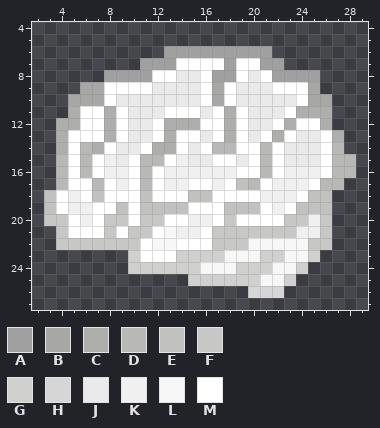
A pixel-art sprite gets an edit: soar/gui/brain.gif. Above is the file before it was changed.
The file is 32x32 pixels. Colours within 5 levels of each other are drawn and written as one. Shown: x 2..29, y 4..27.
Palette (. is transparent): A #a0a0a0  B #a7a8a5  C #aeafac  D #b8b9b6  E #c1c2c0  F #c7c7c6  G #d0d0cf  H #d6d6d6  J #eaeaea  K #f0f0f0  L #f7f7f7  M #ffffff
Pixels before, first column x 3:
 6 ..........AAAAAAAAA.......
 7 ........AAAMMMMAMMAA......
 8 .....AAAAMMJJMAAMJMAAAA...
 9 ...BBMMMMJJJJMBMJJJMMMB...
10 ..BBBMJJJJJJJMBMJJJJJMBB..
11 ..CMMCMJJJMMMJMCMJJJMCCC..
12 .CCMMCMJJMCCCMMCMJJMCMMC..
13 .CMMMCMJJMCMMJMCMJMCMJJMC.
14 .CMDCMJJMCCMJMDDMMDMJJJMD.
15 .DMDMKJMDDMKJJMMJMDMJJJMDD
16 .DMDMKKMDMKKKKKKMMDMKKKMDD
17 .DMMDMKMDMKKMMKMEDMKKKMDD.
18 EMKMEMMMEMMMEEMMMMKKKMEE..
19 EMKKMMEMEEEEMMMEEEMKMEEE..
20 FFMKMFFMFFMMKKMFMMMMFFKF..
21 .FMMMFMFFMLKKMFFFFFFFKKF..
22 .FFFFFFFMLLMMMFFFLLLLLFF..
23 .......GMMMGGGGLLLGGLLG...
24 .......GGGGGGLLLGGGLLG....
25 ............GGGGGGLLG.....
26 .................HHH......
After the commit:
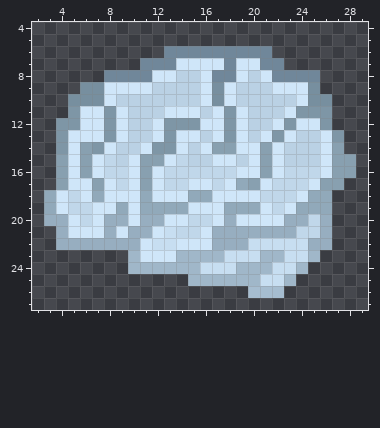
The edit:
colour A: #a0a0a0 -> #70879a
colour B: #a7a8a5 -> #778f9f
colour C: #aeafac -> #7e96a6
colour D: #b8b9b6 -> #88a0b0
colour E: #c1c2c0 -> #91a9ba
colour F: #c7c7c6 -> #97aec0
colour G: #d0d0cf -> #a0b7c9
colour H: #d6d6d6 -> #a6bdd0
colour J: #eaeaea -> #bad1e4
colour K: #f0f0f0 -> #c0d7ea
colour L: #f7f7f7 -> #c7def1
colour M: #ffffff -> #cfe6f9
